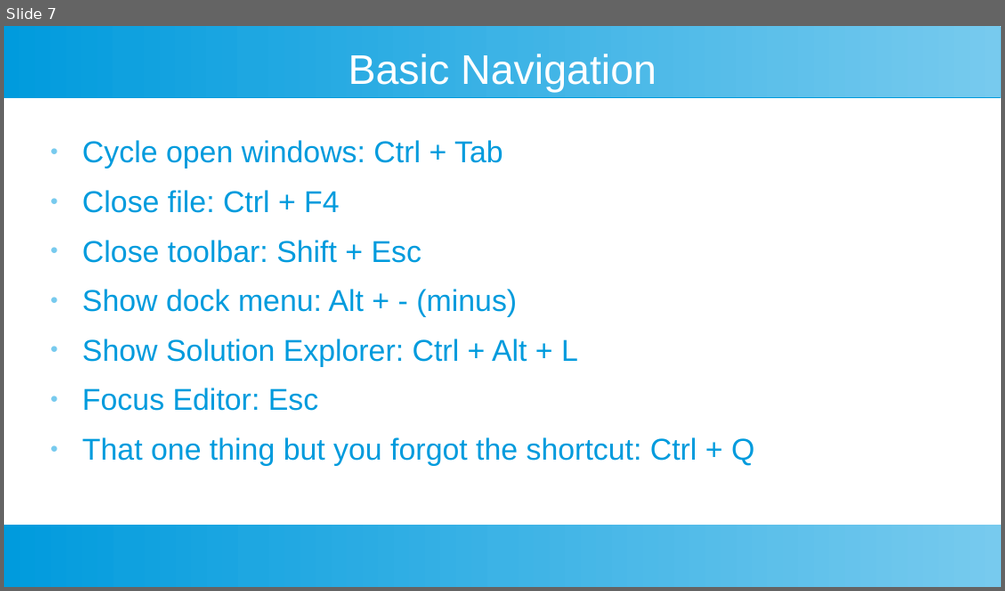
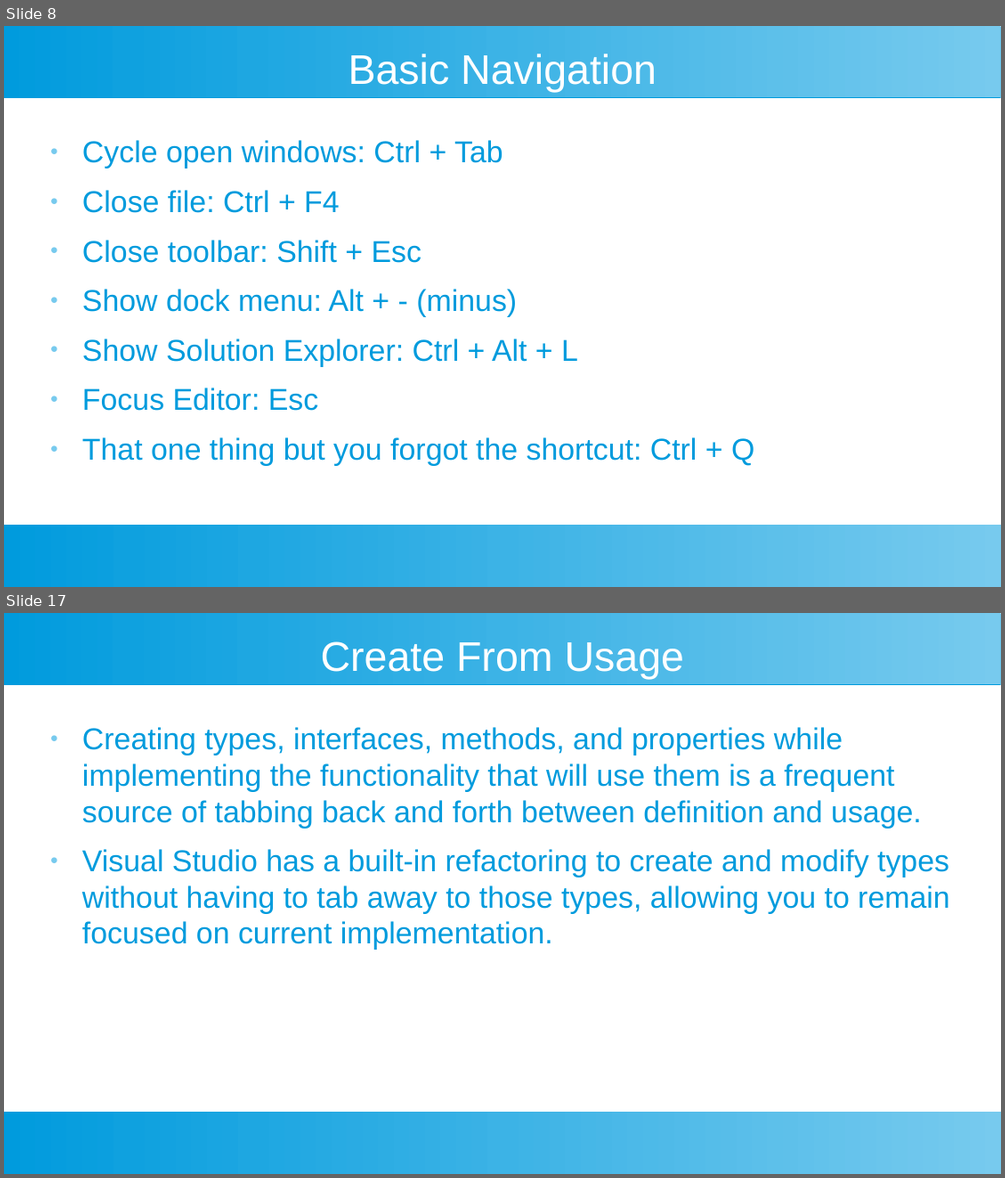
Before and after one commit to SmithE65/Productivity, a slide deck: Productivity.odp. Shown one above the other, each under a label of ours: slide 7 before the commit, slides 8 and 17 after it; the slides between them are not shown. The pictures are 1005x591 and 1005x1178 pixels, drawn with LibreOffice and Linux fonts; fonts in the diff are those of the drawing. Boxes give left, top, right and bottom in pixels: in the first picture for what was removed or moved away, otherwise in the second. Text is boxed around its words. In the diff, an @@ line names an element or a change of style, - is before the commit and + after.

```diff
--- a/Productivity.odp
+++ b/Productivity.odp
@@ slide 17 added at [4,613,1001,1174], background #FFFFFF; not listed: 2 template elements that a slide beside it also shows @@
@@ title added at [321,641,685,679], 33 pt, text #FFFFFF @@
+Create From Usage
@@ text added at [82,727,950,949], 24 pt, text #009BDD @@
+● Creating types, interfaces, methods, and properties while implementing the functionality that will use them is a frequent source of tabbing back and forth between definition and usage.
+● Visual Studio has a built-in refactoring to create and modify types without having to tab away to those types, allowing you to remain focused on current implementation.
@@ what was slide 7 is now slide 8 @@
```
Also in this commit, not shown: 6 slides changed, 16 other slides added, 2 slides removed.
